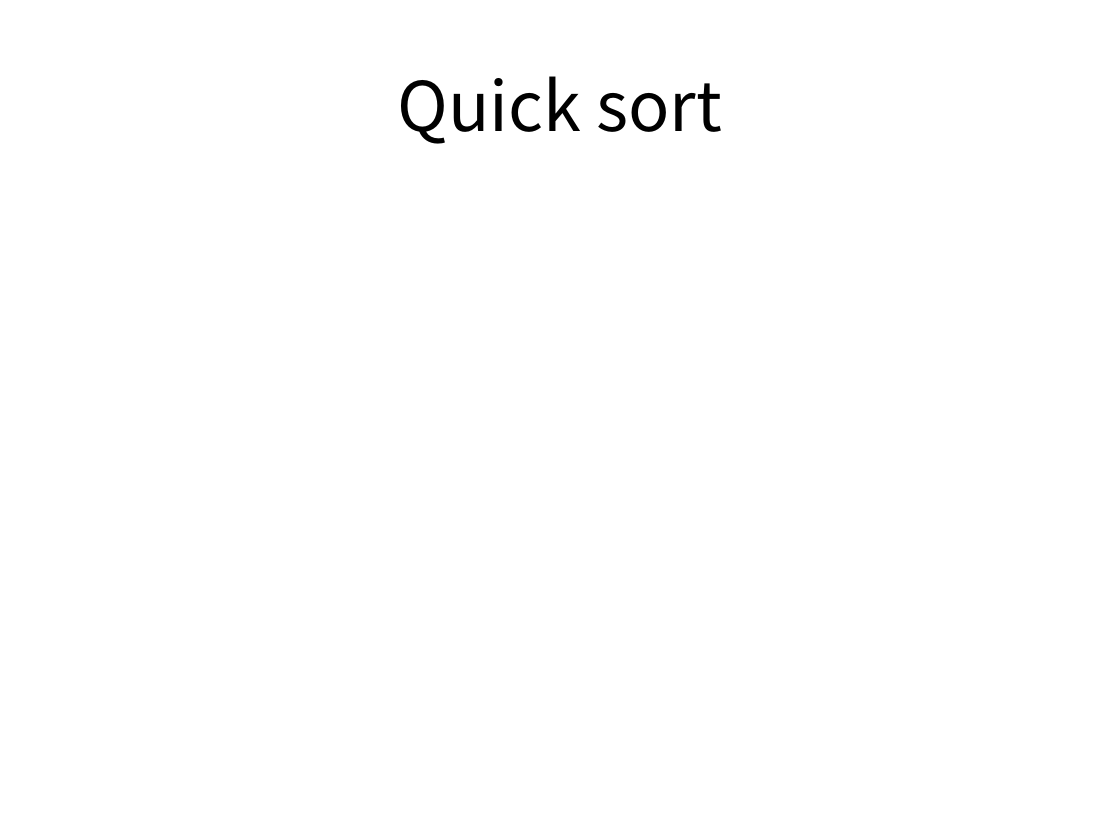
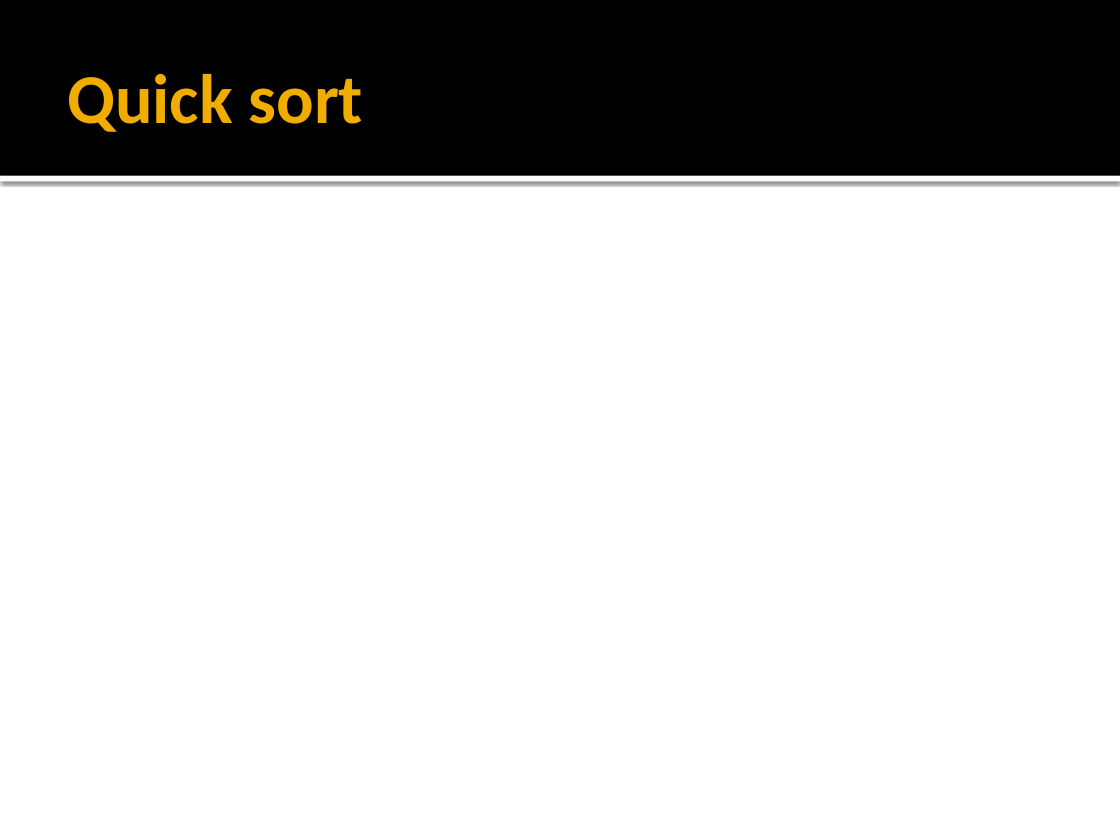
Before and after one commit to HelloNuri/ApplePi, a slide deck: slide 5 of QuickSort.pptx. Drawn at 1120x840 pixels with LibreOffice and Linux fonts; fonts in the diff are those of the drawing. Boxes give left, top, right and bottom in pixels: in the first picture for what was removed or moved away, otherwise in the second. Text is boxed around its words. In the diff, an @@ line names an element or a change of style, - is before the commit and + after.

Commit message:
design quicksort.pptx

```diff
--- a/QuickSort.pptx
+++ b/QuickSort.pptx
@@ rectangle added at (x1=0, y1=0, x2=1120, y2=176), fill #000000 @@
@@ title "Quick sort" moved from (x1=397, y1=76, x2=722, y2=144) to (x1=67, y1=74, x2=364, y2=132) @@
@@ title "Quick sort" at (x1=67, y1=74, x2=364, y2=132): size 44 to 45 pt, font Noto Sans CJK KR to Calibri, text colour #000000 to #F0AD00, bold on; alignment centre to left @@
@@ rectangle added at (x1=0, y1=176, x2=1120, y2=181), fill #FFFFFF @@
```
Also in this commit, not shown: 2 other slides changed, 2 slides added, 2 slides removed.
